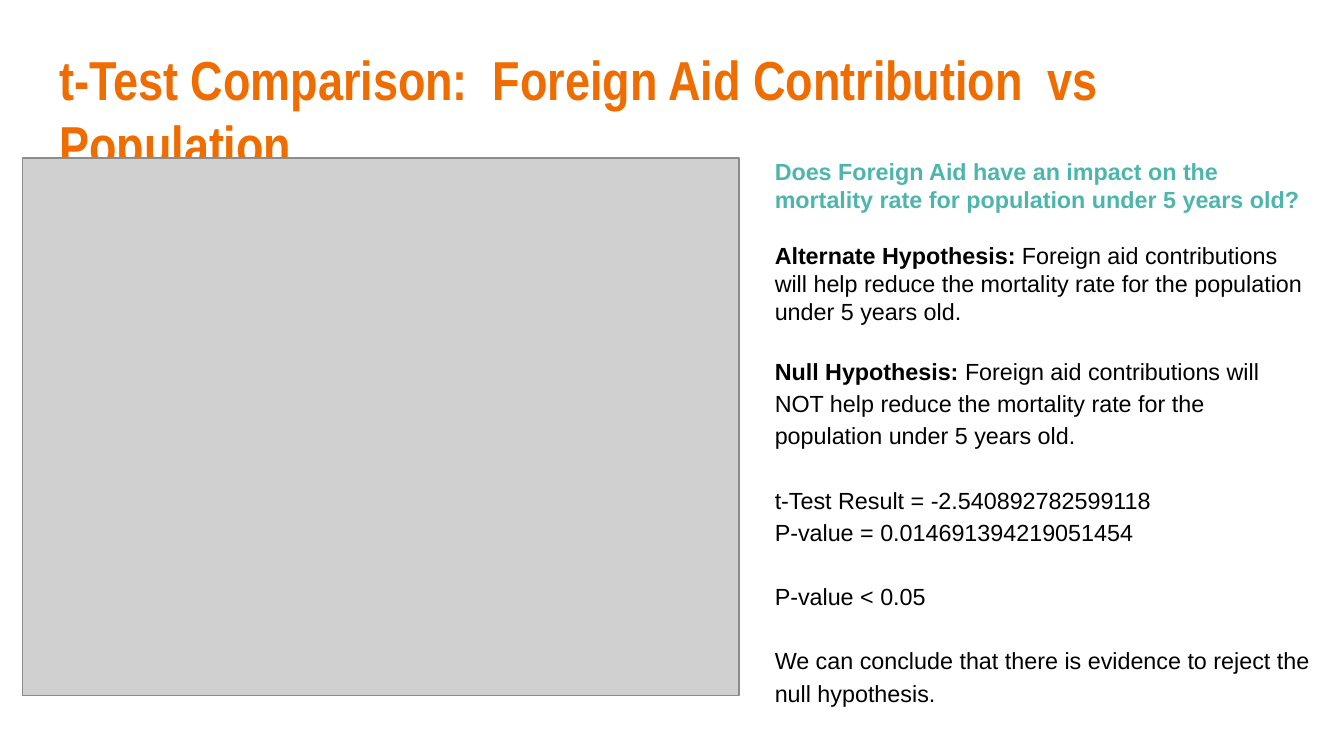
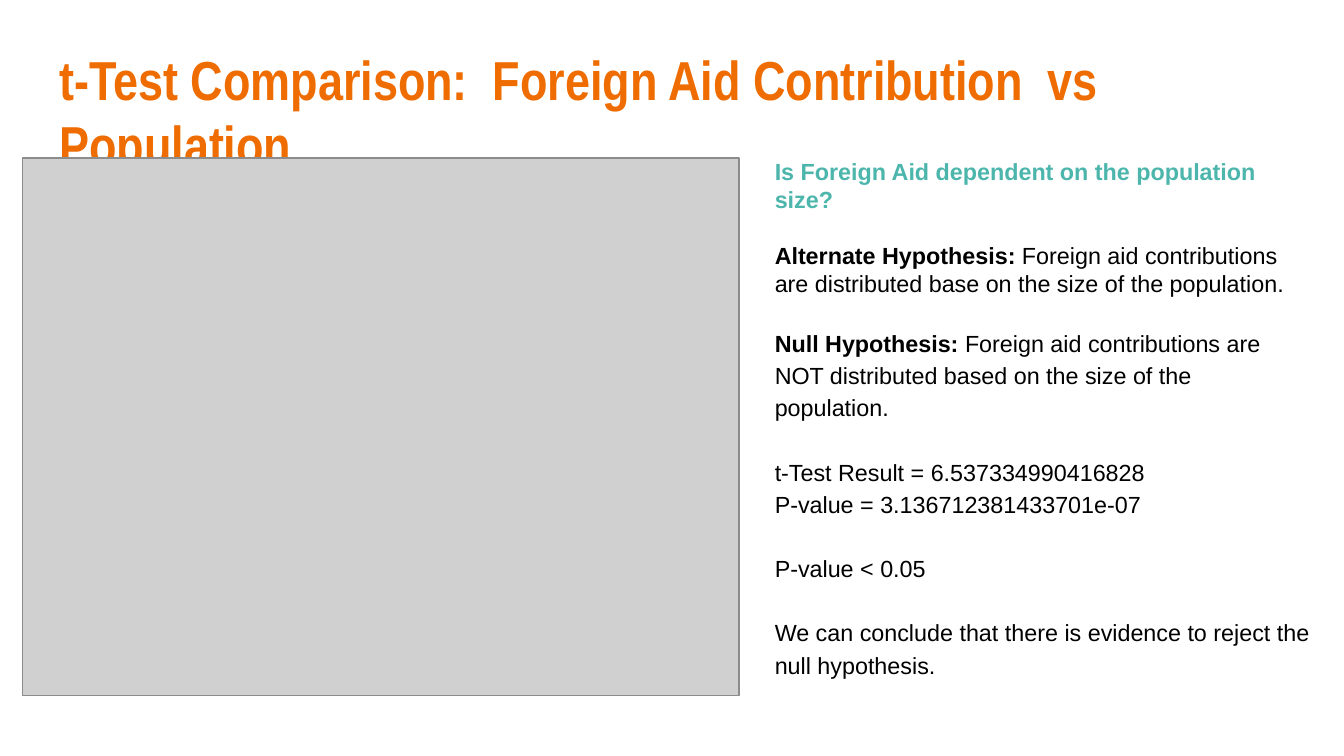
Before and after one commit to haileybirge95/Foreign_Aid_Analysis, a slide deck: slide 12 of Report_Presentation/ForeignAidPresentation.pptx. Drawn at 1344x756 pixels with LibreOffice and Linux fonts; fonts in the diff are those of the drawing; grey boxes stand for pictures. Boxes give left, top, right and bottom in pixels: in the first picture for what was removed or moved away, otherwise in the second. Text is boxed around its words. In the diff, an @@ line names an element or a change of style, - is before the commit and + after.

```diff
--- a/Report_Presentation/ForeignAidPresentation.pptx
+++ b/Report_Presentation/ForeignAidPresentation.pptx
@@ text at [775, 163, 1284, 514]: text changed @@
-Does Foreign Aid have an impact on the mortality rate for population under 5 years old?
-Alternate Hypothesis: Foreign aid contributions will help reduce the mortality rate for the population under 5 years old.
-Null Hypothesis: Foreign aid contributions will NOT help reduce the mortality rate for the population under 5 years old.
-t-Test Result = -2.540892782599118
-P-value = 0.014691394219051454
+Is Foreign Aid dependent on the population size?
+Alternate Hypothesis: Foreign aid contributions are distributed base on the size of the population.
+Null Hypothesis: Foreign aid contributions are NOT distributed based on the size of the population.
+t-Test Result = 6.537334990416828
+P-value = 3.136712381433701e-07
```
Also in this commit, not shown: 1 slide removed.
